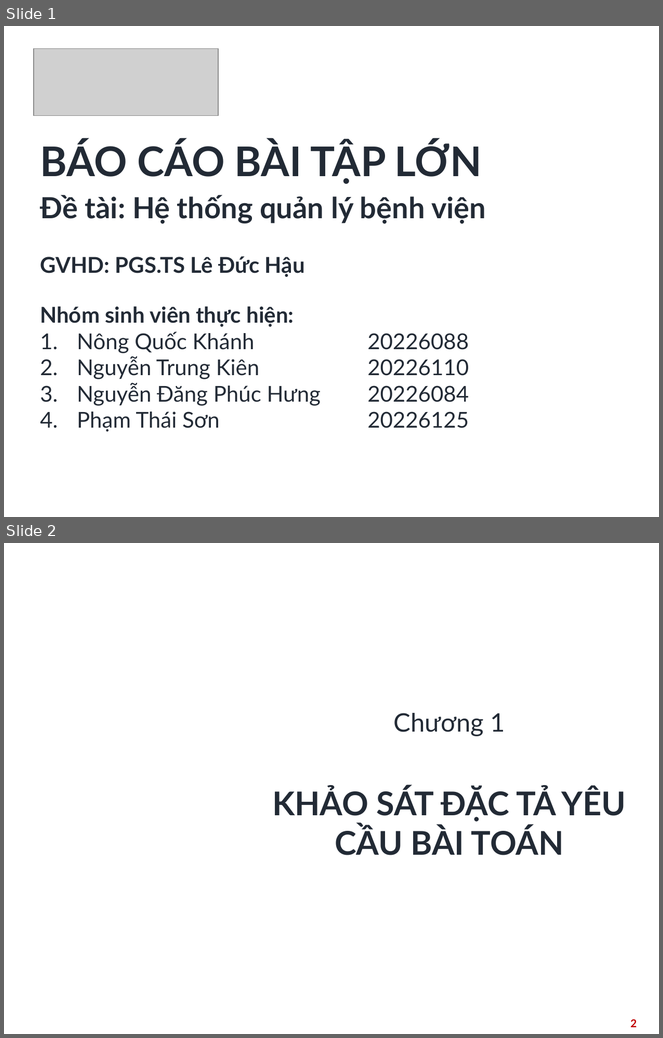
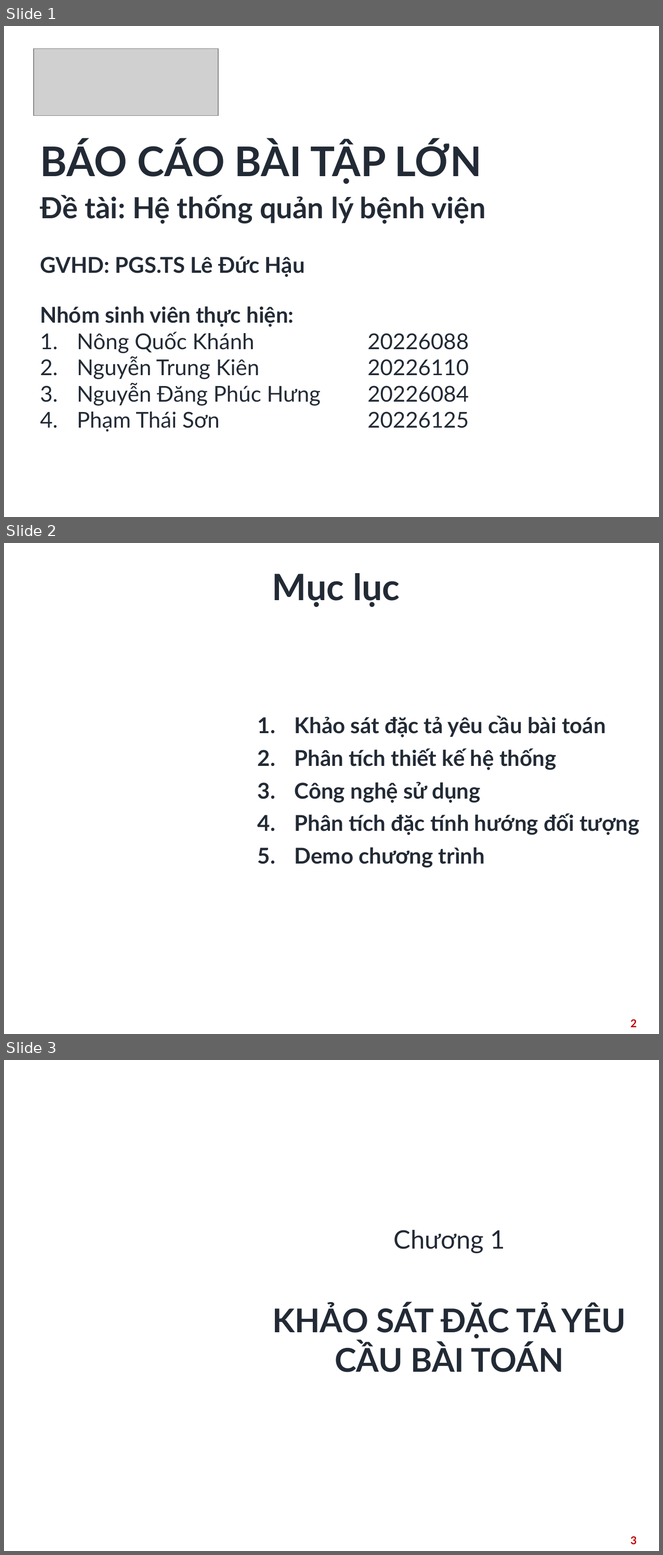
Before and after one commit to hkgkhanh/OOP-Final-Project, a slide deck: report/slide.pptx. Shown one above the other, each under a label of ours: slides 1 and 2 before the commit, slides 1, 2 and 3 after it. The pictures are 663x1038 and 663x1555 pixels, drawn with LibreOffice and Linux fonts; fonts in the diff are those of the drawing; grey boxes stand for pictures; background and template pictures are left out. Boxes give left, top, right and bottom in pixels: in the first picture for what was removed or moved away, otherwise in the second. Text is boxed around its words. In the diff, an @@ line names an element or a change of style, - is before the commit and + after.

```diff
--- a/report/slide.pptx
+++ b/report/slide.pptx
@@ slide 2 added at (4,543,659,1034), background picture (left out) @@
@@ text added at (272,573,400,607), 40 pt, text #222A35, bold @@
+Mục lục
@@ text added at (295,716,639,868), 24 pt, text #222A35, bold @@
+1. Khảo sát đặc tả yêu cầu bài toán
+2. Phân tích thiết kế hệ thống
+3. Công nghệ sử dụng
+4. Phân tích đặc tính hướng đối tượng
+5. Demo chương trình
@@ page number added at (631,1019,637,1028), 12 pt, text #C00000, bold @@
+2
@@ what was slide 2 is now slide 3 @@
@@ page number at (631,1536,637,1545): text changed @@
-2
+3
```
Also in this commit, not shown: 7 slides changed.
